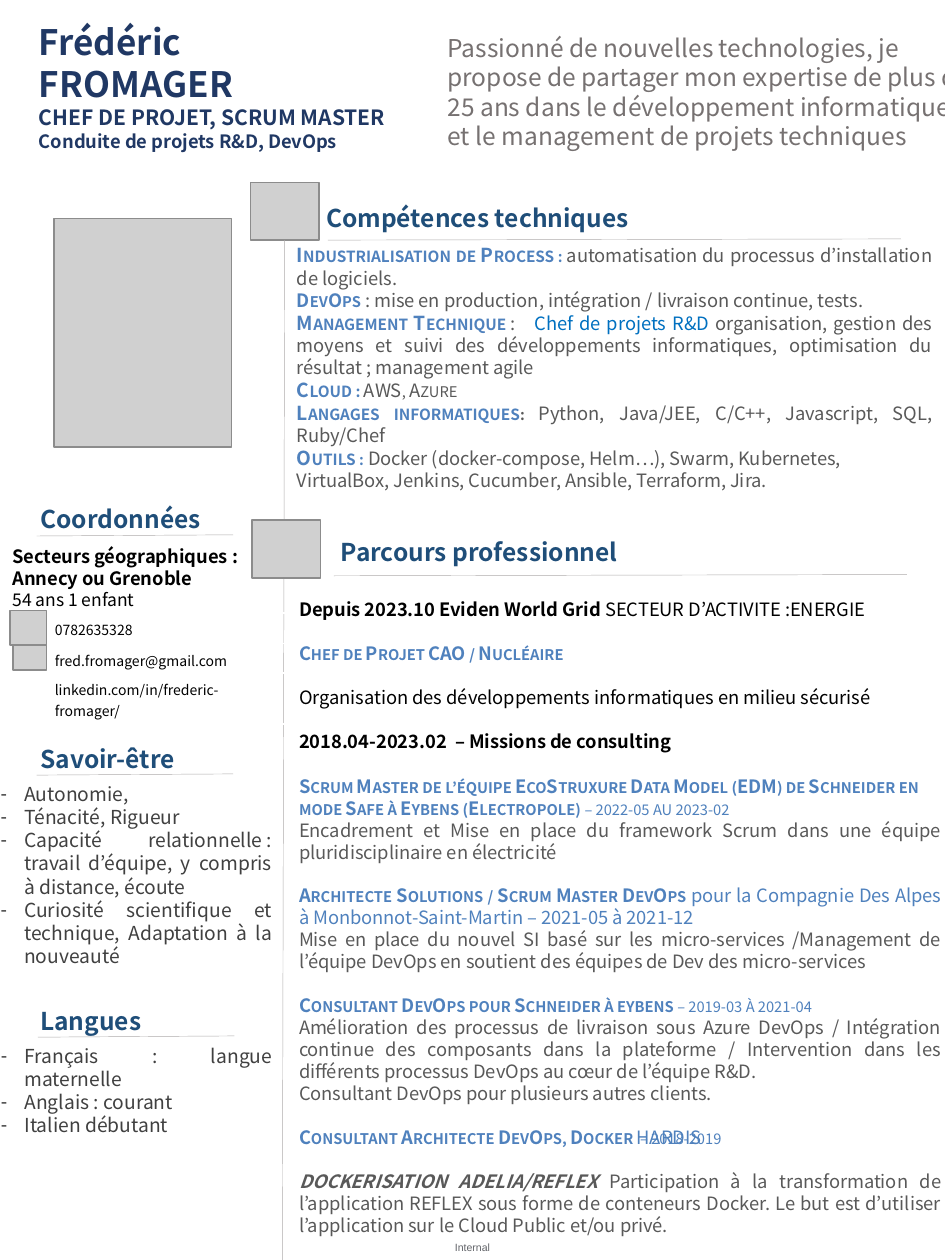
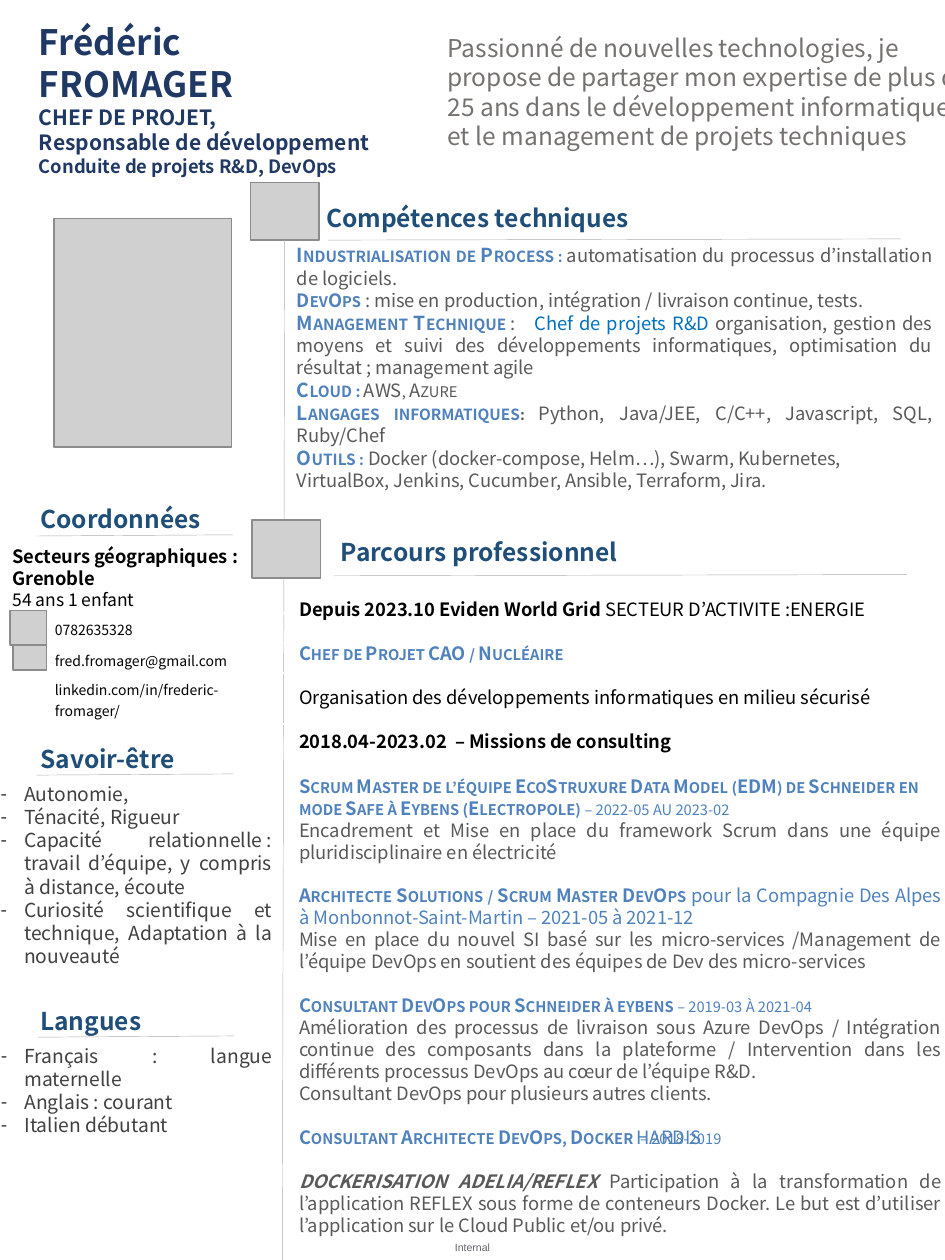
Before and after one commit to Solifred38/cv, a slide deck: slide 1 of CV_FFROMAGER.pptx. Drawn at 945x1260 pixels with LibreOffice and Linux fonts; fonts in the diff are those of the drawing; grey boxes stand for pictures; background and template pictures are left out. Boxes give left, top, right and bottom in pixels: in the first picture for what was removed or moved away, otherwise in the second. Text is boxed around its words. In the diff, an @@ line names an element or a change of style, - is before the commit and + after.

```diff
--- a/CV_FFROMAGER.pptx
+++ b/CV_FFROMAGER.pptx
@@ text at (x1=39, y1=109, x2=369, y2=155): text changed @@
-CHEF DE PROJET, SCRUM MASTER
+CHEF DE PROJET,
+Responsable de développement
@@ text at (x1=12, y1=546, x2=228, y2=586): text changed @@
-Secteurs géographiques : Annecy ou Grenoble
+Secteurs géographiques : Grenoble
```
Also in this commit, not shown: 1 other file.
